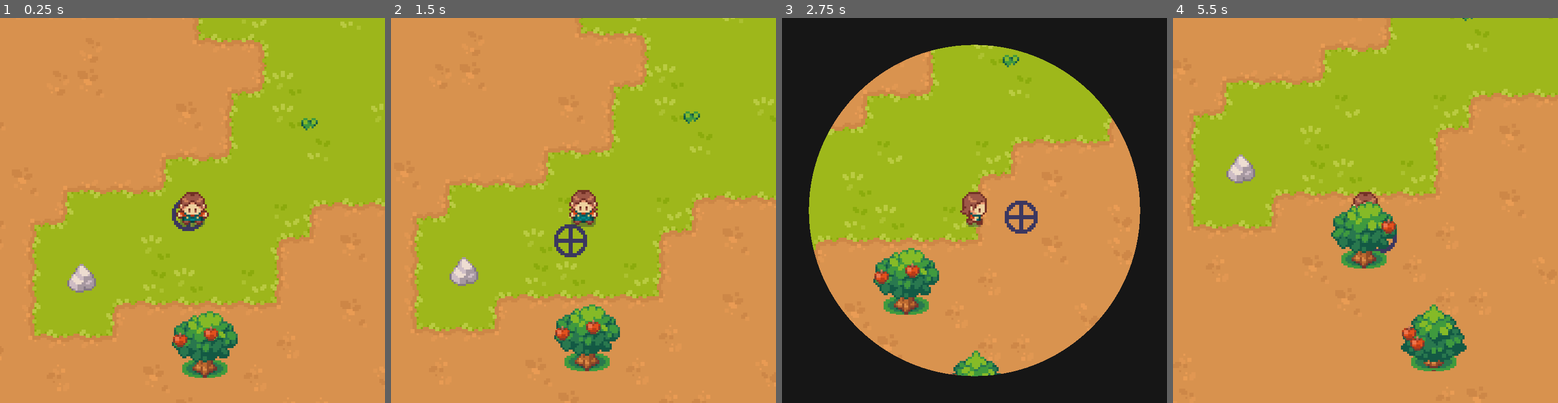
Above: before the commit, frames 1-4 (left to right).
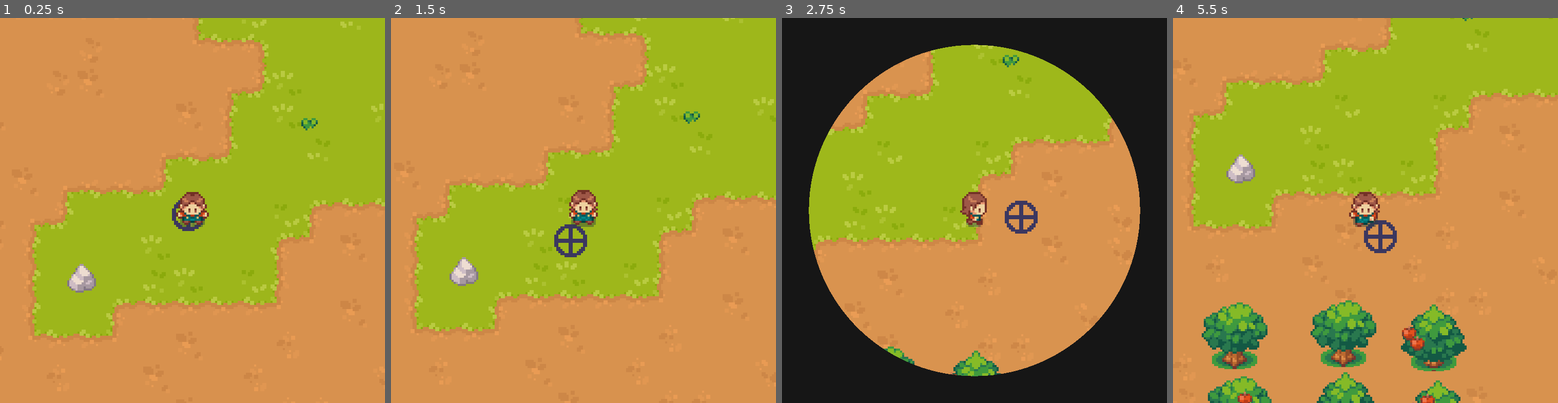
Above: after the commit, the same moments.

Repository: Offshoots/Survival-Game-Test
Game: Godot game, scene res://scenes/levels/level.tscn
Two runs of this game, one before a commit and one after it. Both use one fixed random seed, a clock stepped at 60 frames per second and the inputs below.
Inputs:
- Up to frame 1 (0.25 s): no input
- Up to frame 2 (1.5 s): hold D (right) 0.53-1.28 s; tap Space (action) at 0.6 s; hold S (down) from 1.28 s (still down); tap B (build) at 1.35 s
- Up to frame 3 (2.75 s): release S (down) at 2.03 s; hold D (right) from 2.03 s (still down); tap Tab (day_change) at 2.1 s
- Up to frame 4 (5.5 s): release D (right) at 2.78 s; hold C (seed_forward) 2.78-3.53 s; tap N (diagnose) at 2.85 s; tap Enter at 3.5 s; hold A (left) 3.53-5.03 s; tap Space (action) at 3.6 s; tap I (inventory) at 4.15 s; tap B (build) at 4.35 s; hold S (down) from 5.03 s (still down); tap Tab (day_change) at 5.1 s

The runs differ from the first frame. In frame 1, 2.1% of the frame differs, in the area x 44-62%, y 76-94%; in frame 2, 2.1%; in frame 3, 2.2%; in frame 4, 8.1%, in the area x 7-75%, y 47-100%.

Commit message:
1_20_2026_u2
Fixed Inventory UI:
1. Now when the first item of it's type is added, a new UI container is created.
2. All additional items of the same type stack into the correct UI container.
3. When the last item of a type is removed, the container is removed.

Diff:
--- a/scenes/levels/level.gd
+++ b/scenes/levels/level.gd
@@ -17,12 +17,12 @@
 var wheat: int
 
 @onready var player = $Objects/Player
-@onready var tree = $Objects/Tree
+#@onready var tree = $Objects/Tree
 @onready var inv = $Overlay/CanvasLayer/InventoryContainer
 @export var daytime_color: Gradient
 
 func _ready() -> void:
-	var rand_num = randi_range(0,8)
+	var rand_num = randi_range(4,8)
 	print(rand_num)
 	spawn_trees(rand_num)
 
@@ -170,20 +170,11 @@
 	apple = player.inventory.count(Enum.Item.APPLE)
 	wood = player.inventory.count(Enum.Item.WOOD)
 	print(player.inventory)
-	for item in player.inventory:
-		match item:
-			Enum.Item.APPLE:
-				#apple += 1
-				if apple == 1:
-					add_item(item_added)
-			Enum.Item.WOOD:
-				#wood += 1
-				if wood == 1:
-					add_item(item_added)
-		#Empty the inventory array (for now) to prevent the counts of items above from getting recounted.
-		#player.inventory.pop_back()
-	#print(apple)
-	#print(wood)
+	#Must meet condition that only 1 item of the type is present, then add the Item_info to the ItemContainerUI
+	if apple == 1 and item_added == Enum.Item.APPLE:
+		add_item(item_added)
+	if wood == 1 and item_added == Enum.Item.WOOD:
+		add_item(item_added)
 	update_invetory()
 
 func update_invetory():
--- a/scenes/levels/level.tscn
+++ b/scenes/levels/level.tscn
@@ -7,7 +7,6 @@
 [ext_resource type="Texture2D" uid="uid://cpjr8yl2yentc" path="res://graphics/tilesets/soil.png" id="3_urvlt"]
 [ext_resource type="Texture2D" uid="uid://vrdy2gp08qay" path="res://graphics/tilesets/soil_water.png" id="5_d4w6o"]
 [ext_resource type="Texture2D" uid="uid://db718sxs7xgv" path="res://graphics/icons/Retical 16px.png" id="6_mbbpy"]
-[ext_resource type="PackedScene" uid="uid://d2530w2lrixv4" path="res://scenes/objects/tree.tscn" id="8_ouxo3"]
 [ext_resource type="PackedScene" uid="uid://vem02mh7silc" path="res://scenes/objects/simple_object.tscn" id="9_icy5c"]
 [ext_resource type="Shader" uid="uid://2dfugyjih0oe" path="res://shaders/circle_transition.gdshader" id="10_rmjfq"]
 [ext_resource type="PackedScene" uid="uid://gxfhn8vu2d0l" path="res://scenes/ui/plant_info_container.tscn" id="11_7pb6i"]
@@ -915,21 +914,6 @@
 [node name="Player" parent="Objects" instance=ExtResource("2_b2cq8")]
 position = Vector2(186, 342)
 
-[node name="Tree" parent="Objects" instance=ExtResource("8_ouxo3")]
-position = Vector2(192, 407)
-
-[node name="Tree2" parent="Objects" instance=ExtResource("8_ouxo3")]
-position = Vector2(438, 326)
-
-[node name="Tree3" parent="Objects" instance=ExtResource("8_ouxo3")]
-position = Vector2(424, 502)
-
-[node name="Tree4" parent="Objects" instance=ExtResource("8_ouxo3")]
-position = Vector2(55, 490)
-
-[node name="Tree5" parent="Objects" instance=ExtResource("8_ouxo3")]
-position = Vector2(336, 327)
-
 [node name="SimpleObject" parent="Objects" instance=ExtResource("9_icy5c")]
 position = Vector2(418, 467)
 size = 2
Not shown: 1 places in scenes/levels/level.tscn that only renumber resources
